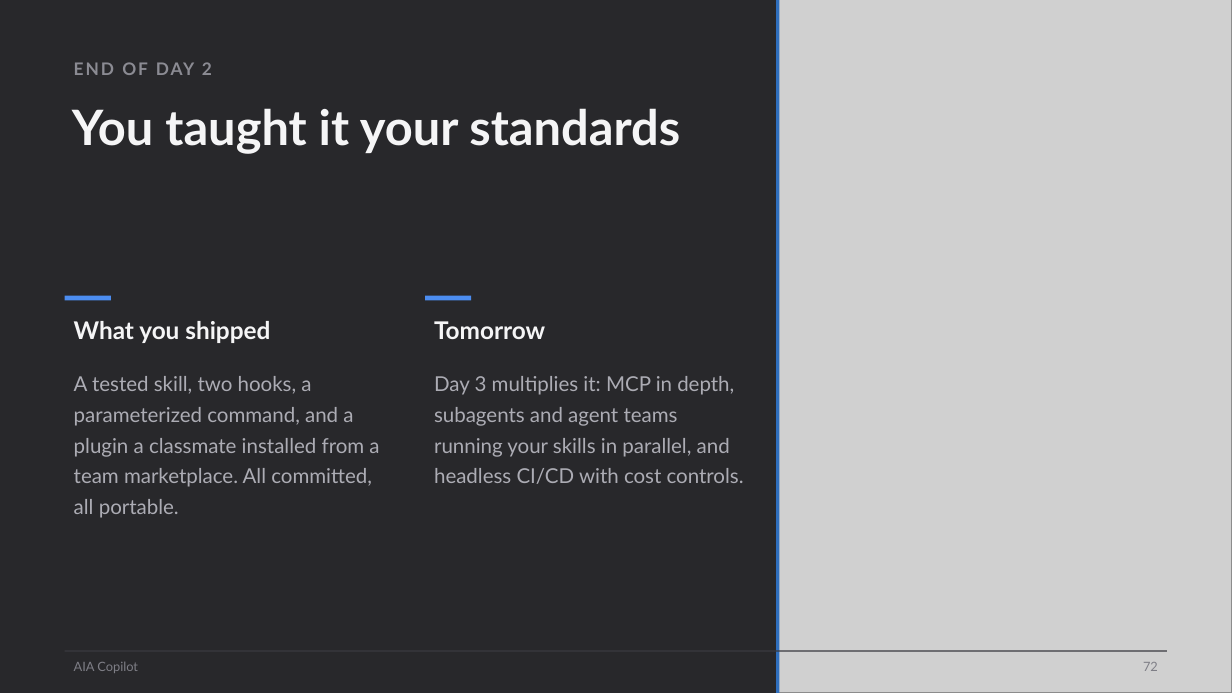
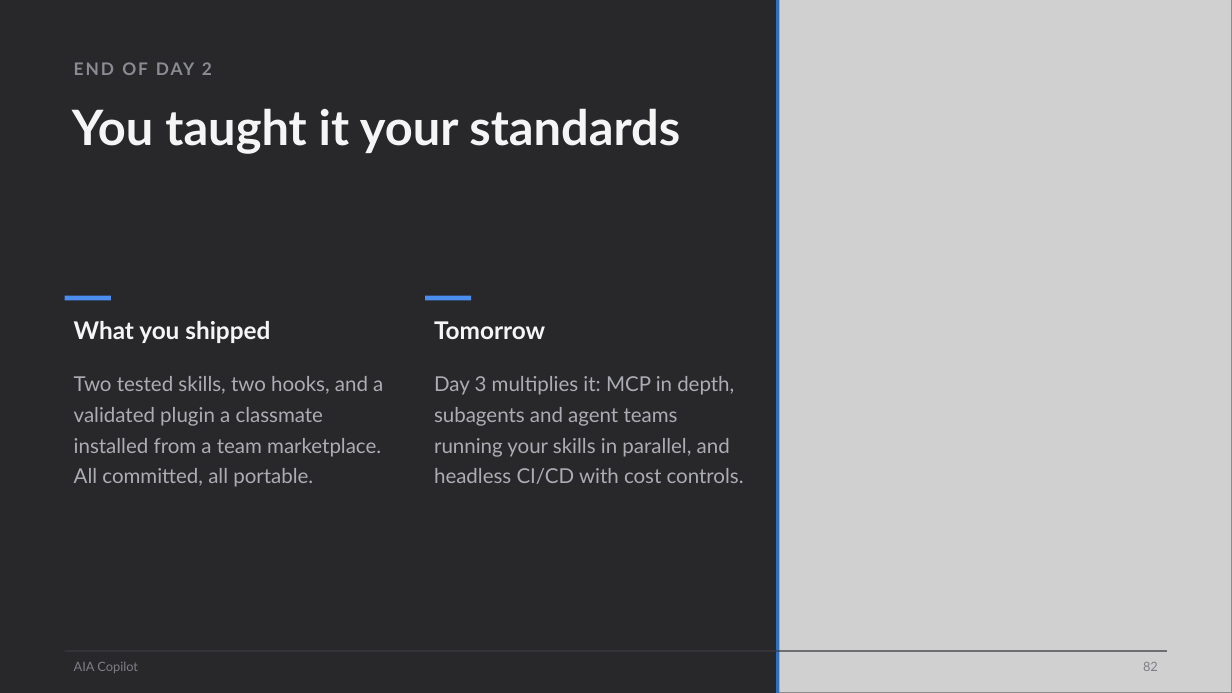
Before and after one commit to scottrhay/AIA-ClaudeCopilot, a slide deck: slide 82 of claude-code-3day/slides/Day2_Claude_Code_Extensions.pptx (slide 72 before the commit). Drawn at 1232x693 pixels with LibreOffice and Linux fonts; fonts in the diff are those of the drawing; grey boxes stand for pictures. Boxes give left, top, right and bottom in pixels: in the first picture for what was removed or moved away, otherwise in the second. Text is boxed around its words. In the diff, an @@ line names an element or a change of style, - is before the commit and + after.

```diff
--- a/claude-code-3day/slides/Day2_Claude_Code_Extensions.pptx
+++ b/claude-code-3day/slides/Day2_Claude_Code_Extensions.pptx
@@ text at <box>74,376,383,487</box>: text changed @@
-A tested skill, two hooks, a parameterized command, and a plugin a classmate installed from a team marketplace. All committed, all portable.
+Two tested skills, two hooks, and a validated plugin a classmate installed from a team marketplace. All committed, all portable.
@@ text at <box>1143,662,1158,671</box>: text changed @@
-72
+82
```
Also in this commit, not shown: 55 other slides changed, 14 slides added, 4 slides removed, 15 other files.
